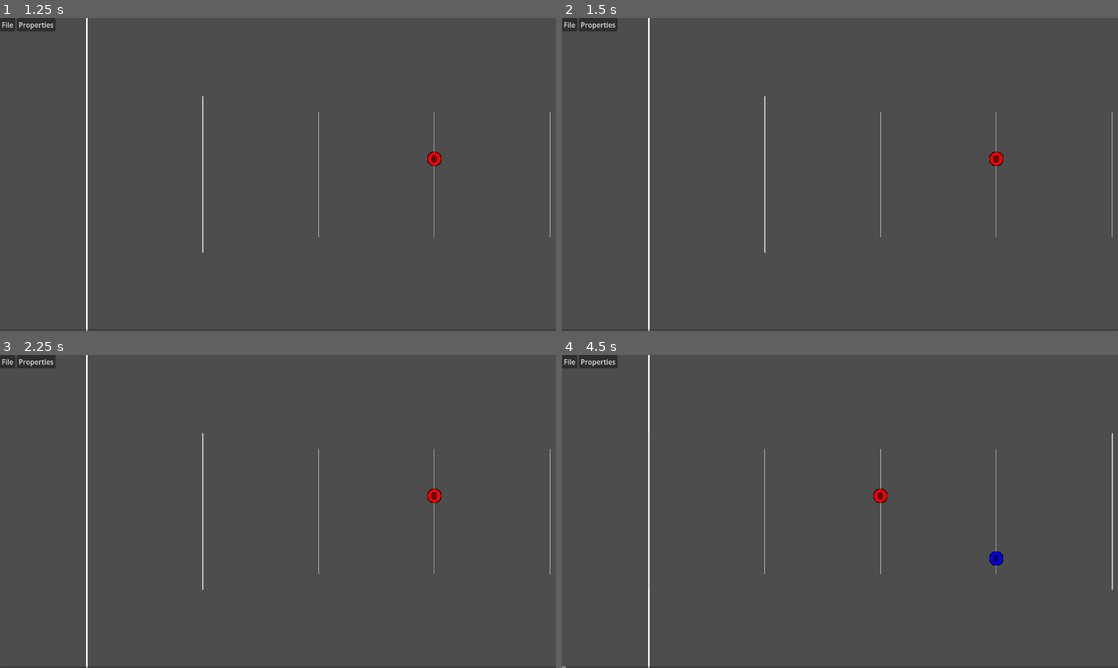
Above: before the commit, frames 1-4 (two rows, left to right).
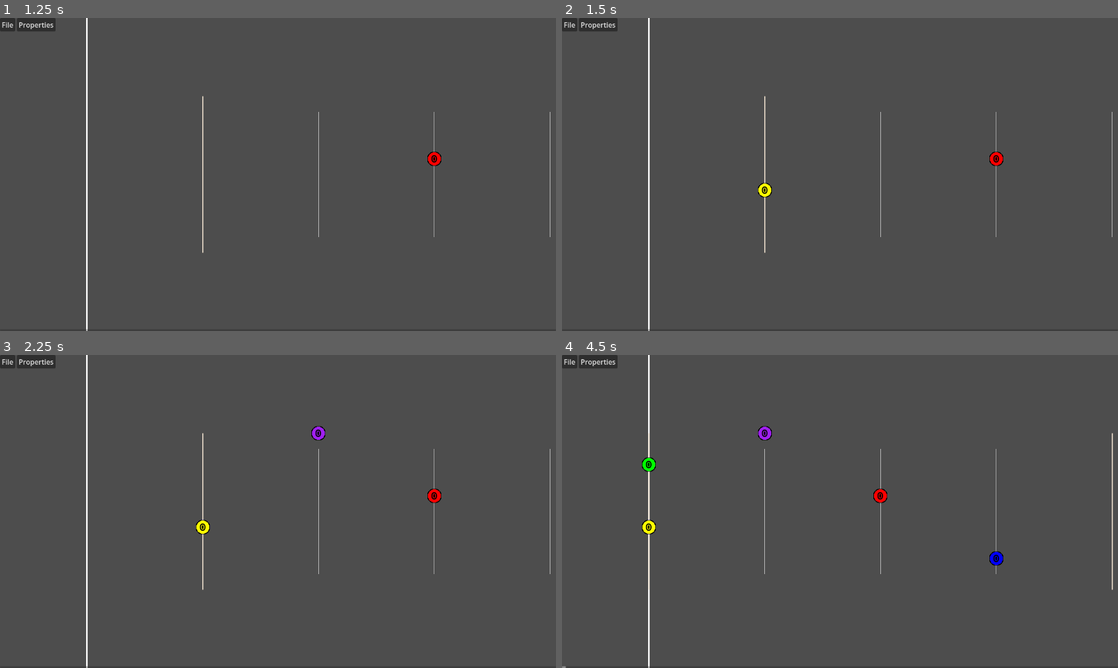
Above: after the commit, the same moments.

Repository: daredevil28/DemonForge
Game: Godot game, scene res://Assets/Scenes/game_scene.tscn
The game is run twice, just before and just after one commit, with the same random seed, the same clock (stepped at 60 frames per second) and the same inputs. Sound files missing from this copy of the repository are replaced by a short silence.
Inputs (mouse positions are in pixels of both pictures, inside the frame that each line leads up to):
- Up to frame 1 (1.25 s): tap Enter at 0.5 s; move the mouse to (400, 158) at 0.52 s; press the mouse at (400, 158) at 0.53 s
- Up to frame 2 (1.5 s): tap Space (TogglePlay) at 1.25 s; move the mouse to (728, 190) at 1.27 s; release the mouse at (728, 190) at 1.28 s; right-click (728, 190) at 1.35 s; click (728, 190) at 1.42 s
- Up to frame 3 (2.25 s): tap Enter at 2 s; move the mouse to (333, 442) at 2.02 s; hold Mouse wheel down (ScrollDown) from 2.03 s (still down); click (333, 442) at 2.17 s
- Up to frame 4 (4.5 s): tap Space (TogglePlay) at 2.75 s; move the mouse to (812, 574) at 2.77 s; release Mouse wheel down (ScrollDown) at 2.78 s; tap Mouse wheel up (ScrollUp) at 2.85 s; click (812, 574) at 2.92 s; tap Enter at 3.5 s; move the mouse to (1006, 558) at 3.52 s; hold Space (TogglePlay) 3.53-4.28 s; click (1006, 558) at 3.67 s; move the mouse to (673, 464) at 4.27 s; click (673, 464) at 4.35 s

Frame 1 is identical in both runs. In frame 2, 0.1% of the frame differs, in the area x 35-38%, y 52-58%; in frame 3, 0.2%; in frame 4, 0.3%, in the area x 14-38%, y 22-58%.

Commit message:
Added max fps and max microsecond per frame setting

Diff:
--- a/Assets/Scenes/ui.tscn
+++ b/Assets/Scenes/ui.tscn
@@ -35,7 +35,7 @@
 size = Vector2i(392, 159)
 dialog_hide_on_ok = true
 access = 2
-filters = PackedStringArray("*.json, *.csv")
+filters = PackedStringArray("*.json")
 use_native_dialog = true
 
 [node name="SongFileDialog" type="FileDialog" parent="."]
@@ -57,13 +57,15 @@
 title = "Test"
 size = Vector2i(194, 100)
 hide_on_state_item_selection = true
-item_count = 3
+item_count = 4
 item_0/text = "New project (Ctrl + N)"
 item_0/id = 0
 item_1/text = "Load File(Ctrl + L)"
 item_1/id = 1
 item_2/text = "Save File (Ctrl + S)"
 item_2/id = 2
+item_3/text = "Export Project"
+item_3/id = 3
 
 [node name="Properties" type="PopupMenu" parent="MenuBar"]
 size = Vector2i(151, 100)
@@ -100,16 +102,19 @@
 [node name="SongName" type="LineEdit" parent="SongProperties/ColorRect/SongPropertiesValues" groups=["SongProperties"]]
 layout_mode = 2
 size_flags_vertical = 3
+tooltip_text = "Name of the song"
 placeholder_text = "Song Name"
 
 [node name="ArtistName" type="LineEdit" parent="SongProperties/ColorRect/SongPropertiesValues" groups=["SongProperties"]]
 layout_mode = 2
 size_flags_vertical = 3
+tooltip_text = "Name of the song artist"
 placeholder_text = "Artist Name"
 
 [node name="Difficulty" type="OptionButton" parent="SongProperties/ColorRect/SongPropertiesValues" groups=["SongProperties"]]
 layout_mode = 2
 size_flags_vertical = 3
+tooltip_text = "Difficulty of the map (affects scroll speed in-game)"
 item_count = 4
 selected = 0
 popup/item_0/text = "Easy"
@@ -124,6 +129,7 @@
 [node name="Map" type="OptionButton" parent="SongProperties/ColorRect/SongPropertiesValues" groups=["SongProperties"]]
 layout_mode = 2
 size_flags_vertical = 3
+tooltip_text = "The map the level is played on"
 item_count = 3
 selected = 0
 popup/item_0/text = "Volcano"
@@ -143,11 +149,13 @@
 layout_mode = 2
 size_flags_horizontal = 3
 size_flags_vertical = 3
+tooltip_text = "Path to the song file (only .ogg is supported)"
 placeholder_text = "Song Location"
 
 [node name="SongSelectFile" type="TextureButton" parent="SongProperties/ColorRect/SongPropertiesValues/HBoxContainer"]
 layout_mode = 2
 size_flags_vertical = 4
+tooltip_text = "File Select"
 texture_normal = ExtResource("3_m2luq")
 texture_pressed = ExtResource("4_6ftkc")
 texture_hover = ExtResource("5_16p63")
@@ -155,6 +163,7 @@
 [node name="BPM" type="LineEdit" parent="SongProperties/ColorRect/SongPropertiesValues" groups=["SongProperties"]]
 layout_mode = 2
 size_flags_vertical = 3
+tooltip_text = "The Beats Per Minute of the song"
 placeholder_text = "BPM"
 
 [node name="ClientSettings" type="Window" parent="."]
@@ -243,22 +252,57 @@
 layout_mode = 2
 size_flags_horizontal = 10
 size_flags_vertical = 4
-max_value = 1000.0
-
-[node name="HBoxContainer2" type="HBoxContainer" parent="ClientSettings/ColorRect/HBoxContainer/ContainerRight/VBoxContainer"]
-layout_mode = 2
-size_flags_vertical = 2
-
-[node name="Label" type="Label" parent="ClientSettings/ColorRect/HBoxContainer/ContainerRight/VBoxContainer/HBoxContainer2"]
+tooltip_text = "Affects how fast the note goes by"
+max_value = 10000.0
+
+[node name="OffsetContainer" type="HBoxContainer" parent="ClientSettings/ColorRect/HBoxContainer/ContainerRight/VBoxContainer"]
+layout_mode = 2
+size_flags_vertical = 0
+
+[node name="Label" type="Label" parent="ClientSettings/ColorRect/HBoxContainer/ContainerRight/VBoxContainer/OffsetContainer"]
 layout_mode = 2
 size_flags_horizontal = 2
 text = "Judgement line offset"
 
-[node name="Offset" type="SpinBox" parent="ClientSettings/ColorRect/HBoxContainer/ContainerRight/VBoxContainer/HBoxContainer2" groups=["ClientSettings"]]
+[node name="Offset" type="SpinBox" parent="ClientSettings/ColorRect/HBoxContainer/ContainerRight/VBoxContainer/OffsetContainer" groups=["ClientSettings"]]
 layout_mode = 2
 size_flags_horizontal = 10
 size_flags_vertical = 4
-max_value = 1000.0
+tooltip_text = "Changes offset of the judgement line in px"
+max_value = 10000.0
+
+[node name="MaxFPSContainer" type="HBoxContainer" parent="ClientSettings/ColorRect/HBoxContainer/ContainerRight/VBoxContainer"]
+layout_mode = 2
+size_flags_vertical = 0
+
+[node name="Label" type="Label" parent="ClientSettings/ColorRect/HBoxContainer/ContainerRight/VBoxContainer/MaxFPSContainer"]
+layout_mode = 2
+size_flags_horizontal = 2
+text = "Max FPS"
+
+[node name="MaxFPS" type="SpinBox" parent="ClientSettings/ColorRect/HBoxContainer/ContainerRight/VBoxContainer/MaxFPSContainer" groups=["ClientSettings"]]
+layout_mode = 2
+size_flags_horizontal = 10
+size_flags_vertical = 4
+tooltip_text = "Max FPS (0 = infinite)"
+max_value = 10000.0
+value = 15.0
+
+[node name="TimeBetweenFramesContainer" type="HBoxContainer" parent="ClientSettings/ColorRect/HBoxContainer/ContainerRight/VBoxContainer"]
+layout_mode = 2
+size_flags_vertical = 0
+
+[node name="Label" type="Label" parent="ClientSettings/ColorRect/HBoxContainer/ContainerRight/VBoxContainer/TimeBetweenFramesContainer"]
+layout_mode = 2
+size_flags_horizontal = 2
+text = "Time between frames"
+
+[node name="TimeBetweenFrames" type="SpinBox" parent="ClientSettings/ColorRect/HBoxContainer/ContainerRight/VBoxContainer/TimeBetweenFramesContainer" groups=["ClientSettings"]]
+layout_mode = 2
+size_flags_horizontal = 10
+size_flags_vertical = 4
+tooltip_text = "The time between frames in microseconds (Lower values mean more FPS but higher power usage)"
+max_value = 100000.0
 
 [connection signal="file_selected" from="FileDialog" to="." method="_on_file_dialog_file_selected"]
 [connection signal="file_selected" from="SaveDialog" to="." method="_on_save_dialog_file_selected"]
@@ -274,4 +318,4 @@
 [connection signal="value_changed" from="ClientSettings/ColorRect/HBoxContainer/ContainerLeft/VBoxContainer/MusicSlider" to="." method="_on_slider_changed" binds= [1]]
 [connection signal="value_changed" from="ClientSettings/ColorRect/HBoxContainer/ContainerLeft/VBoxContainer/SFXSlider" to="." method="_on_slider_changed" binds= [2]]
 [connection signal="value_changed" from="ClientSettings/ColorRect/HBoxContainer/ContainerRight/VBoxContainer/ScrollSpeedContainer/ScrollSpeed" to="." method="_on_scroll_speed_value_changed"]
-[connection signal="value_changed" from="ClientSettings/ColorRect/HBoxContainer/ContainerRight/VBoxContainer/HBoxContainer2/Offset" to="." method="_on_offset_value_changed"]
+[connection signal="value_changed" from="ClientSettings/ColorRect/HBoxContainer/ContainerRight/VBoxContainer/OffsetContainer/Offset" to="." method="_on_offset_value_changed"]
--- a/Assets/Scripts/cursor_note.gd
+++ b/Assets/Scripts/cursor_note.gd
@@ -6,5 +6,5 @@
 		modulate = value
 
 # Called when the node enters the scene tree for the first time.
-func _ready():
+func _ready() -> void:
 	GameManager.cursor_note = self
--- a/Assets/Scripts/game_manager.gd
+++ b/Assets/Scripts/game_manager.gd
@@ -164,6 +164,9 @@
 	file.store_string(json_string)
 	file.close()
 
+func export_project(path : String) -> void:
+	pass
+
 func _process(_delta : float) -> void:
 	if(audio_player.playing):
 		current_pos = audio_player.get_playback_position() + AudioServer.get_time_since_last_mix()
@@ -173,10 +176,10 @@
 	else:
 		cursor_note.visible = true
 		cursor_note.position.y = NoteManager.reset_note_y(cursor_note, current_lane)
-		var note_pos = mouse_snapped_screen_pos(get_viewport().get_mouse_position())
+		var note_pos : Dictionary = mouse_snapped_screen_pos(get_viewport().get_mouse_position())
 		cursor_note.position.x = note_pos["screen_pos"]
 
-func _input(event):
+func _input(event : InputEvent) -> void:
 	if(event is InputEventMouseButton):
 		var seconds_per_beat : float = 60 / bpm
 		if(current_lane != 0):
--- a/Assets/Scripts/note.gd
+++ b/Assets/Scripts/note.gd
@@ -21,12 +21,12 @@
 func disable_collision() -> void:
 	collider.disabled = true
 
-func _on_mouse_shape_entered(id : int):
+func _on_mouse_shape_entered(_id : int) -> void:
 	if(GameManager.current_hovered_note == null):
 		modulate = Color(1,1,1)
 		GameManager.current_hovered_note = self
 
-func _on_mouse_shape_exited(id : int):
+func _on_mouse_shape_exited(_id : int) -> void:
 	if(GameManager.current_hovered_note == self):
 		GameManager.current_hovered_note = null
 	modulate = canvas_color
--- a/Assets/Scripts/note_lane.gd
+++ b/Assets/Scripts/note_lane.gd
@@ -6,4 +6,5 @@
 	GameManager.current_lane = note_color
 
 func _on_mouse_shape_exited(_id : int) -> void:
-	GameManager.current_lane = 0
+	if(GameManager.current_lane == note_color):
+		GameManager.current_lane = 0
--- a/Assets/Scripts/note_manager.gd
+++ b/Assets/Scripts/note_manager.gd
@@ -78,8 +78,9 @@
 
 func reset_collision_location(instance : Node2D, color : int) -> void:
 	instance.position = DisplayServer.window_get_size() / 2
+	@warning_ignore("integer_division")
 	instance.scale.x = DisplayServer.window_get_size().x / 2 / 10
-	instance.scale.y = 0.004 * DisplayServer.window_get_size().y
+	instance.scale.y = 0.0048 * DisplayServer.window_get_size().y
 	match color:
 		1:
 			instance.position.y = 0.55 * DisplayServer.window_get_size().y
@@ -147,7 +148,7 @@
 			else:
 				if(i.visible):
 					#Make sure the note is actually close enough to the bar before playing the sound
-					if(i.time >= GameManager.current_pos - 0.02):
+					if(i.time >= GameManager.current_pos - 0.02 || new_pos < offset):
 						i.disable_collision()
 						get_tree().get_nodes_in_group("Instruments")[i.color - 1].play()
 						i.visible = false
--- a/Assets/Scripts/progress_bar.gd
+++ b/Assets/Scripts/progress_bar.gd
@@ -1,4 +1,4 @@
 extends ProgressBar
 
-func _process(delta):
+func _process(_delta : float) -> void:
 	value = GameManager.current_pos / GameManager.audio_length * 100
--- a/Assets/Scripts/ui_controller.gd
+++ b/Assets/Scripts/ui_controller.gd
@@ -131,11 +131,13 @@
 func _on_client_settings_about_to_popup() -> void:
 	client_settings[0].value = GameManager.scroll_speed
 	client_settings[1].value = NoteManager.offset
+	client_settings[2].value = Engine.max_fps
+	client_settings[3].value = OS.low_processor_usage_mode_sleep_usec
 
 func _on_client_settings_close_requested() -> void:
 	client_settings_panel.visible = false
-	GameManager.scroll_speed = client_settings[0].value
-	NoteManager.offset = client_settings[1].value
+	Engine.max_fps = client_settings[2].value
+	OS.low_processor_usage_mode_sleep_usec = client_settings[3].value
 
 func _on_slider_changed(value : float, slider : int) -> void:
 	var new_db_value : float = value / 100 * 24
--- a/project.godot
+++ b/project.godot
@@ -14,7 +14,6 @@
 run/main_scene="res://Assets/Scenes/game_scene.tscn"
 config/features=PackedStringArray("4.2", "Mobile")
 run/low_processor_mode=true
-run/low_processor_mode_sleep_usec=2000
 config/icon="res://Assets/icon.svg"
 
 [audio]
@@ -35,6 +34,7 @@
 
 window/size/viewport_width=1280
 window/size/viewport_height=720
+window/vsync/vsync_mode=0
 
 [input]
 
